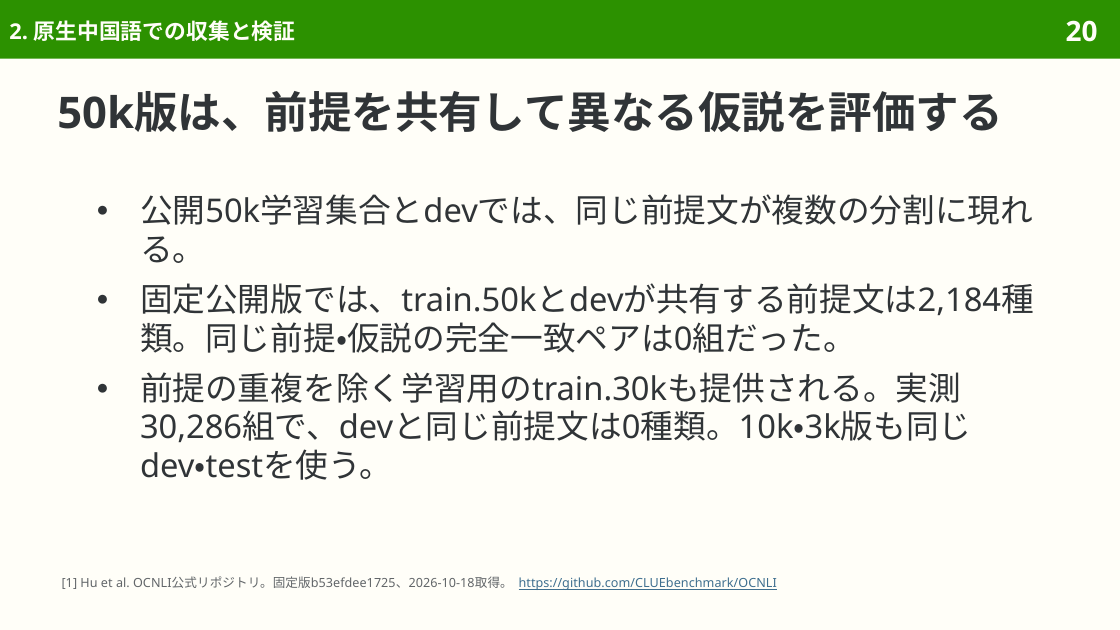
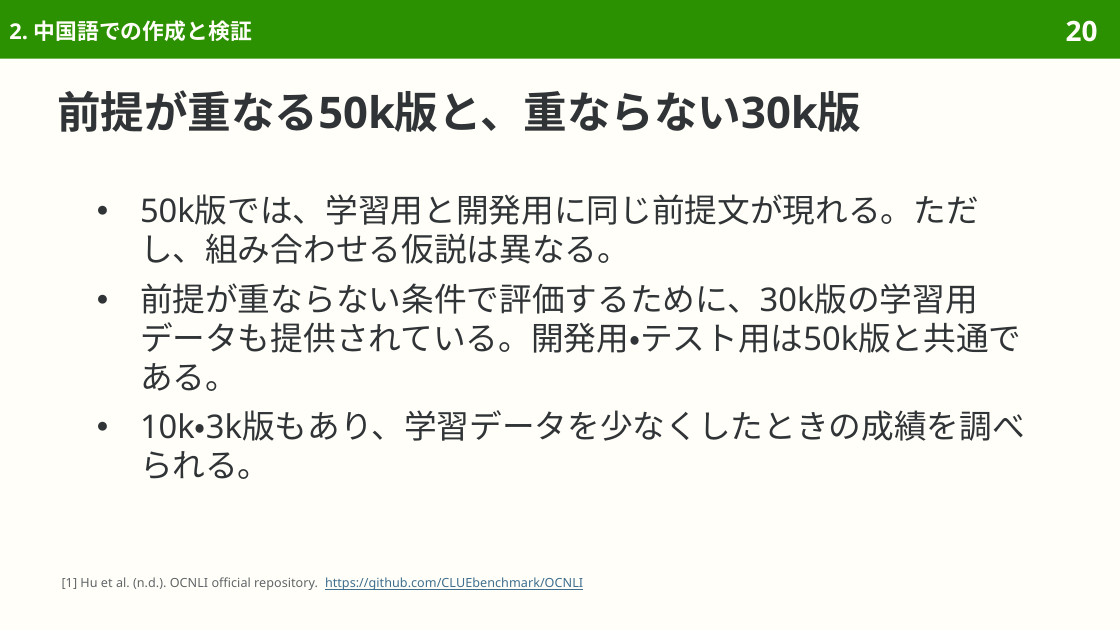
Before and after one commit to sasakiy84/datasets-in-10-minutes, a slide deck: slide 20 of slides/datasets-in-10-minutes-ocnli.pptx. Drawn at 1120x630 pixels with LibreOffice and Linux fonts; fonts in the diff are those of the drawing. Boxes give left, top, right and bottom in pixels: in the first picture for what was removed or moved away, otherwise in the second. Text is boxed around its words. In the diff, an @@ line names an element or a change of style, - is before the commit and + after.

Commit message:
Explain OCNLI naturally and keep inference examples and meaningful evaluation conditions

```diff
--- a/slides/datasets-in-10-minutes-ocnli.pptx
+++ b/slides/datasets-in-10-minutes-ocnli.pptx
@@ title at (9,20,252,41): text changed @@
-2. 原生中国語での収集と検証
+2. 中国語での作成と検証
@@ title at (57,90,861,132): text changed @@
-50k版は、前提を共有して異なる仮説を評価する
+前提が重なる50k版と、重ならない30k版
@@ text at (140,194,1025,479): text changed @@
-● 公開50k学習集合とdevでは、同じ前提文が複数の分割に現れる。
-● 固定公開版では、train.50kとdevが共有する前提文は2,184種類。同じ前提・仮説の完全一致ペアは0組だった。
-● 前提の重複を除く学習用のtrain.30kも提供される。実測30,286組で、devと同じ前提文は0種類。10k・3k版も同じdev・testを使う。
+● 50k版では、学習用と開発用に同じ前提文が現れる。ただし、組み合わせる仮説は異なる。
+● 前提が重ならない条件で評価するために、30k版の学習用データも提供されている。開発用・テスト用は50k版と共通である。
+● 10k・3k版もあり、学習データを少なくしたときの成績を調べられる。
@@ text at (62,577,583,590): text changed @@
-[1] Hu et al. OCNLI公式リポジトリ。固定版b53efdee1725、2026-10-18取得。 https://github.com/CLUEbenchmark/OCNLI
+[1] Hu et al. (n.d.). OCNLI official repository. https://github.com/CLUEbenchmark/OCNLI
```
Also in this commit, not shown: 45 other slides changed, 6 slides removed, 35 other files.
